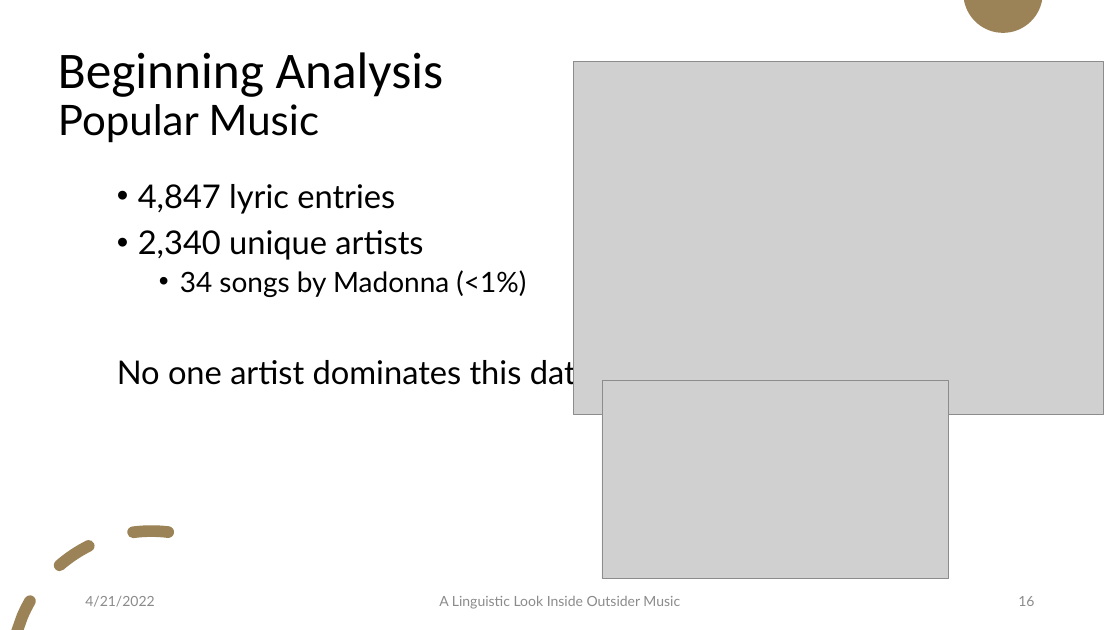
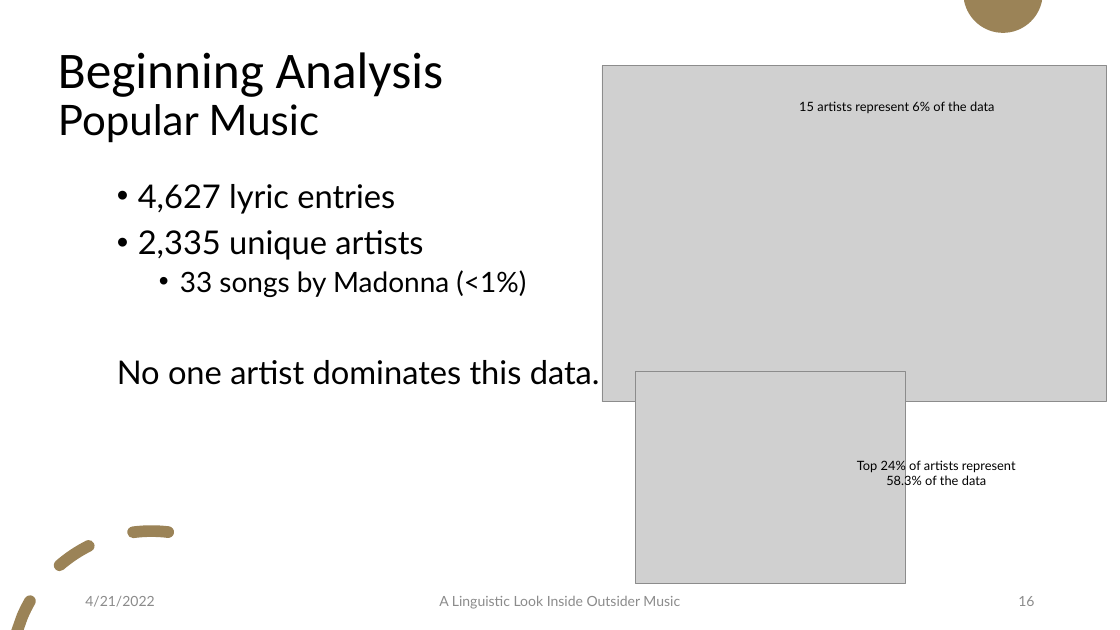
Before and after one commit to Data-Science-for-Linguists-2022/Outsider-Music-Linguistic-Analysis, a slide deck: slide 16 of presentation_4_20_22.pptx. Drawn at 1120x630 pixels with LibreOffice and Linux fonts; fonts in the diff are those of the drawing; grey boxes stand for pictures. Boxes give left, top, right and bottom in pixels: in the first picture for what was removed or moved away, otherwise in the second. Text is boxed around its words. In the diff, an @@ line names an element or a change of style, - is before the commit and + after.

Commit message:
pres with no duplicates in pop music

```diff
--- a/presentation_4_20_22.pptx
+++ b/presentation_4_20_22.pptx
@@ picture: place and size @@
-picture at <box>574,61,1104,415</box>
+picture at <box>602,66,1107,402</box>
@@ text added at <box>799,101,995,113</box>, 11 pt, text #000000 @@
+15 artists represent 6% of the data
@@ text at <box>138,184,526,297</box>: text changed @@
-• 4,847 lyric entries
-• 2,340 unique artists
-  • 34 songs by Madonna (<1%)
+• 4,627 lyric entries
+• 2,335 unique artists
+  • 33 songs by Madonna (<1%)
@@ picture: place and size @@
-picture at <box>602,381,949,579</box>
+picture at <box>636,371,906,584</box>
@@ text added at <box>857,459,1016,488</box>, 11 pt, text #000000 @@
+Top 24% of artists represent 58.3% of the data
```
Also in this commit, not shown: 6 other slides changed, 1 other file.
